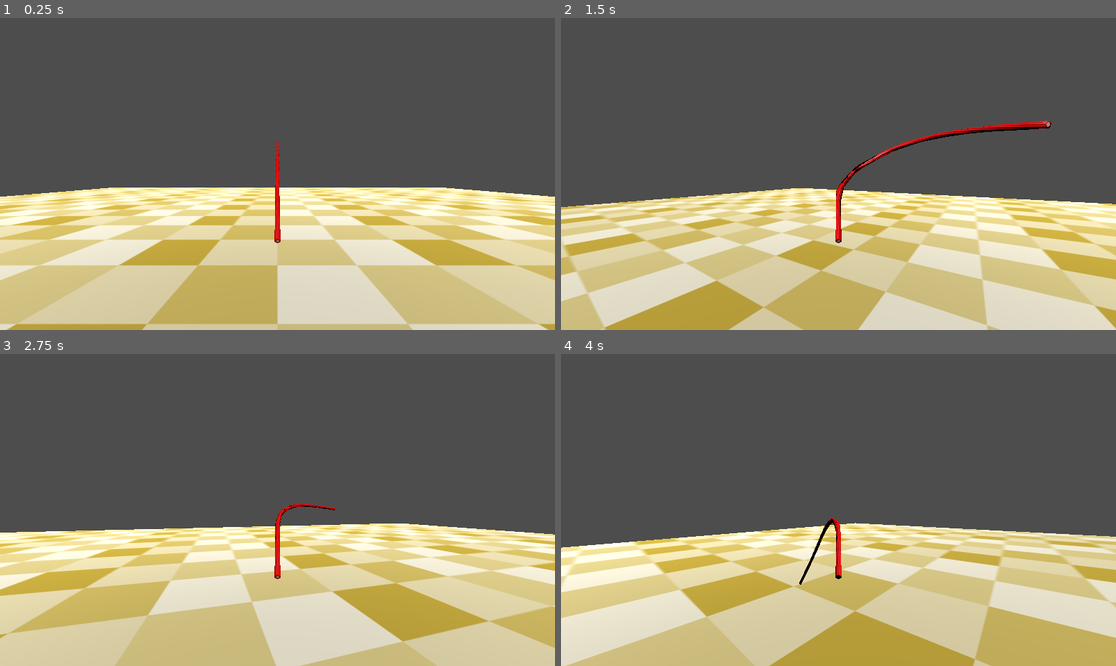
Above: before the commit, frames 1-4 (two rows, left to right).
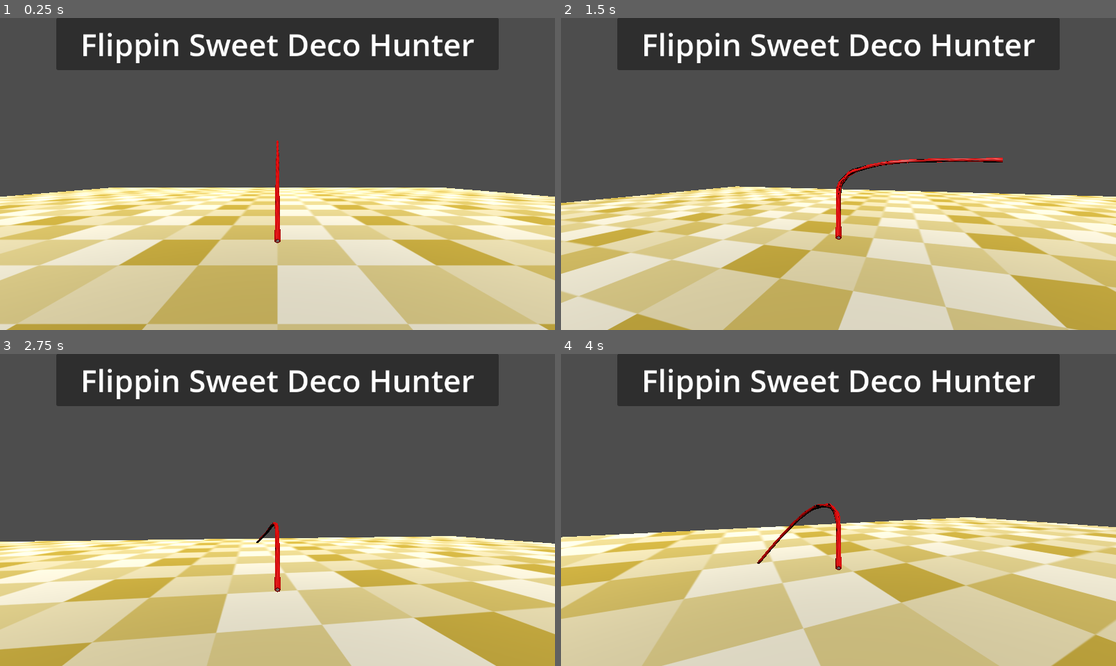
Above: after the commit, the same moments.

Repository: gartenschlaefer/flippin_sweet_deco_hunter
Game: Godot game, scene res://scenes/flippin_sweet_deco_hunter.tscn
Two runs of this game, one before a commit and one after it. Both use one fixed random seed, a clock stepped at 60 frames per second and the inputs below.
Inputs (mouse positions are in pixels of both pictures, inside the frame that each line leads up to):
- Up to frame 1 (0.25 s): no input
- Up to frame 2 (1.5 s): tap Enter at 0.5 s; move the mouse to (866, 174) at 0.52 s; hold W (forward) from 0.53 s (still down); tap X (interact, bound only after the commit) at 0.6, 1.35 s; tap Space (jump) at 0.77 s; move the mouse to (810, 174) at 1.27 s
- Up to frame 3 (2.75 s): keep holding W (forward); tap Space (jump) at 1.52 s; move the mouse to (288, 503) at 2.02 s; hold Q from 2.03 s (still down); tap X (interact, bound only after the commit) at 2.3 s
- Up to frame 4 (4 s): keep holding W (forward); move the mouse to (832, 516) at 2.77 s; release Q at 2.78 s; tap E at 2.85 s; tap Space (jump) at 3.02, 3.77 s; tap X (interact, bound only after the commit) at 3.05, 3.6 s; move the mouse to (877, 513) at 3.52 s

The runs differ from the first frame. In frame 1, 13% of the frame differs, in the area x 10-90%, y 0-17%; in frame 2, 45%; in frame 3, 47%; in frame 4, 52%, in the area x 0-100%, y 0-100%.

Commit message:
basics and player can look up

Diff:
--- a/project.godot
+++ b/project.godot
@@ -51,3 +51,8 @@
 "events": [Object(InputEventKey,"resource_local_to_scene":false,"resource_name":"","device":-1,"window_id":0,"alt_press …(192 unchanged characters)…
 ]
 }
+interact={
+"deadzone": 0.2,
+"events": [Object(InputEventKey,"resource_local_to_scene":false,"resource_name":"","device":-1,"window_id":0,"alt_pressed":false,"shift_pressed":false,"ctrl_pressed":false,"meta_pressed":false,"pressed":false,"keycode":0,"physical_keycode":88,"key_label":0,"unicode":120,"location":0,"echo":false,"script":null)
+]
+}
--- a/scenes/flippin_sweet_deco_hunter.tscn
+++ b/scenes/flippin_sweet_deco_hunter.tscn
@@ -1,8 +1,97 @@
-[gd_scene load_steps=2 format=3 uid="uid://bbj0651rvyjij"]
+[gd_scene load_steps=7 format=3 uid="uid://bbj0651rvyjij"]
 
 [ext_resource type="Script" uid="uid://dpyn6v0r0se8i" path="res://scripts/flippin_sweet_deco_hunter.gd" id="1_hoy5o"]
+[ext_resource type="Script" uid="uid://do0t8iow283gg" path="res://scripts/win_canvas.gd" id="2_7u0gn"]
+[ext_resource type="LabelSettings" uid="uid://cff5xvfywayei" path="res://themes/label_settings_big.tres" id="3_pkej6"]
+[ext_resource type="Script" uid="uid://c305fvdob2b2r" path="res://scripts/credits_canvas.gd" id="4_yxh6q"]
+[ext_resource type="Script" uid="uid://cm7ckvqvve7ke" path="res://scripts/title_canvas.gd" id="5_0up4q"]
+[ext_resource type="LabelSettings" uid="uid://cfsifqexxkeh7" path="res://themes/label_settings_title.tres" id="6_kwxsw"]
 
 [node name="flippin_sweet_deco_hunter" type="Node"]
 script = ExtResource("1_hoy5o")
 
 [node name="world" type="Node" parent="."]
+
+[node name="win_canvas" type="CanvasLayer" parent="."]
+visible = false
+script = ExtResource("2_7u0gn")
+
+[node name="background" type="ColorRect" parent="win_canvas"]
+anchors_preset = 15
+anchor_right = 1.0
+anchor_bottom = 1.0
+grow_horizontal = 2
+grow_vertical = 2
+color = Color(1, 0.83137256, 1, 1)
+
+[node name="MarginContainer" type="MarginContainer" parent="win_canvas"]
+anchors_preset = 5
+anchor_left = 0.5
+anchor_right = 0.5
+offset_left = -146.5
+offset_right = 146.5
+offset_bottom = 288.0
+grow_horizontal = 2
+theme_override_constants/margin_top = 200
+
+[node name="Label" type="Label" parent="win_canvas/MarginContainer"]
+layout_mode = 2
+text = "You Won!"
+label_settings = ExtResource("3_pkej6")
+
+[node name="credits_canvas" type="CanvasLayer" parent="."]
+visible = false
+script = ExtResource("4_yxh6q")
+
+[node name="background" type="ColorRect" parent="credits_canvas"]
+anchors_preset = 15
+anchor_right = 1.0
+anchor_bottom = 1.0
+grow_horizontal = 2
+grow_vertical = 2
+color = Color(1, 0.83137256, 1, 1)
+
+[node name="MarginContainer" type="MarginContainer" parent="credits_canvas"]
+anchors_preset = 5
+anchor_left = 0.5
+anchor_right = 0.5
+offset_left = -109.5
+offset_right = 109.5
+offset_bottom = 379.0
+grow_horizontal = 2
+theme_override_constants/margin_top = 200
+
+[node name="Label" type="Label" parent="credits_canvas/MarginContainer"]
+layout_mode = 2
+text = "Credits
+"
+label_settings = ExtResource("3_pkej6")
+
+[node name="title_canvas" type="CanvasLayer" parent="."]
+script = ExtResource("5_0up4q")
+
+[node name="MarginContainer" type="MarginContainer" parent="title_canvas"]
+anchors_preset = 5
+anchor_left = 0.5
+anchor_right = 0.5
+offset_left = -459.0
+offset_right = 459.0
+offset_bottom = 108.0
+grow_horizontal = 2
+
+[node name="Panel" type="PanelContainer" parent="title_canvas/MarginContainer"]
+layout_mode = 2
+size_flags_horizontal = 4
+size_flags_vertical = 4
+
+[node name="MarginContainer" type="MarginContainer" parent="title_canvas/MarginContainer/Panel"]
+layout_mode = 2
+theme_override_constants/margin_left = 50
+theme_override_constants/margin_top = 10
+theme_override_constants/margin_right = 50
+theme_override_constants/margin_bottom = 10
+
+[node name="Label" type="Label" parent="title_canvas/MarginContainer/Panel/MarginContainer"]
+layout_mode = 2
+text = "Flippin Sweet Deco Hunter"
+label_settings = ExtResource("6_kwxsw")
--- a/scenes/testing/test_hunt.tscn
+++ b/scenes/testing/test_hunt.tscn
@@ -1,3 +1,13 @@
-[gd_scene format=3 uid="uid://dv5matfbes4r6"]
+[gd_scene load_steps=4 format=3 uid="uid://dv5matfbes4r6"]
 
-[node name="TestHunt" type="Node3D"]
+[ext_resource type="PackedScene" uid="uid://cwg5hosq5uu7g" path="res://scenes/donutworld.tscn" id="1_ghnoi"]
+[ext_resource type="Script" uid="uid://dw0ag7hqw43lb" path="res://scripts/test_hunt.gd" id="1_xeojj"]
+[ext_resource type="PackedScene" uid="uid://cs6jw26dvr3ym" path="res://prefabs/fp_player.tscn" id="2_xeojj"]
+
+[node name="test_hunt" type="Node3D"]
+script = ExtResource("1_xeojj")
+
+[node name="donutworld" parent="." instance=ExtResource("1_ghnoi")]
+
+[node name="fp_player" parent="donutworld" instance=ExtResource("2_xeojj")]
+transform = Transform3D(1, 0, 0, 0, 1, 0, 0, 0, 1, 0, 2.0614948, 0)
--- /dev/null
+++ b/scripts/credits_canvas.gd
@@ -0,0 +1,29 @@
+# --
+# credits canvas
+
+extends CanvasLayer
+
+# signals
+signal end_credits
+
+# refs
+#@onready var buttons = $buttons
+
+
+func _ready() -> void:
+	pass
+	# connect signals
+	#buttons.get_node("end").button_up.connect(self._on_exit_button_up)
+
+
+func _process(_delta:float) -> void:
+
+	# active check
+	if not self.visible: return
+
+	# escape and end game
+	if Input.is_action_just_pressed("escape") or Input.is_action_just_pressed("interact"): end_credits.emit()
+
+
+func _on_exit_button_up() -> void:
+	end_credits.emit()
--- a/scripts/flippin_sweet_deco_hunter.gd
+++ b/scripts/flippin_sweet_deco_hunter.gd
@@ -5,8 +5,9 @@
 
 # refs
 @onready var world = $world
-# @onready var title_canvas = $title_canvas
-# @onready var credits_canvas = $credits_canvas
+@onready var title_canvas = $title_canvas
+@onready var credits_canvas = $credits_canvas
+@onready var win_canvas = $win_canvas
 
 # preloads
 var deco_hunt_world: PackedScene = preload("uid://c3a8qsy3ho4yp")
@@ -21,14 +22,15 @@
 	print("flippin sweet deco hunter started!")
 
 	# signal connections
-	# title_canvas.start_game.connect(self.start_new_game)
-	# title_canvas.credits.connect(self.title_to_credits)
-	# title_canvas.end_game.connect(self.end_game)
-	# credits_canvas.end_credits.connect(self.credits_to_title)
+	title_canvas.start_game.connect(self.start_new_game)
+	title_canvas.credits.connect(self.title_to_credits)
+	title_canvas.end_game.connect(self.end_game)
+	credits_canvas.end_credits.connect(self.credits_to_title)
 
 	# canvas handling
-	# title_canvas.show()
-	# credits_canvas.hide()
+	title_canvas.show()
+	credits_canvas.hide()
+	win_canvas.hide()
 
 	# is playing
 	is_playing = false
--- a/scripts/fp_player.gd
+++ b/scripts/fp_player.gd
@@ -6,10 +6,14 @@
 # refs
 @onready var head = $head
 
+# vars
+var direction: Vector3
+
 # const
 const speed = 5.0
 const jump_velocity = 4.5
-const mouse_sensitivity = 0.01
+const mouse_sensitivity = 0.005
+const lerp_speed = 7.0
 
 
 func _ready():
@@ -25,6 +29,8 @@
 
 	# rotate by mouse
 	rotate_y(-event.relative.x * mouse_sensitivity)
+	head.rotate_x(-event.relative.y * mouse_sensitivity)
+	head.rotation.x = clamp(head.rotation.x, deg_to_rad(-89), deg_to_rad(89))
 
 
 func _physics_process(delta: float) -> void:
@@ -39,7 +45,7 @@
 	var input_dir := Input.get_vector("left", "right", "forward", "backward")
 
 	# direction
-	var direction := (transform.basis * Vector3(input_dir.x, 0, input_dir.y)).normalized()
+	direction = lerp(direction, (transform.basis * Vector3(input_dir.x, 0, input_dir.y)).normalized(), delta * lerp_speed)
 
 	# speed
 	if direction:
--- a/scripts/test_camera_slide.gd
+++ b/scripts/test_camera_slide.gd
@@ -2,6 +2,12 @@
 
 # refs
 @export var target_object: Node3D
+
+
+func _input(event):
+
+	# end game
+	if event.is_action_pressed("escape"): get_tree().quit()
 
 
 func _physics_process(_delta):
--- /dev/null
+++ b/scripts/test_hunt.gd
@@ -0,0 +1,10 @@
+extends Node3D
+
+# refs
+@export var target_object: Node3D
+
+
+func _input(event):
+
+	# end game
+	if event.is_action_pressed("escape"): get_tree().quit()
--- /dev/null
+++ b/scripts/title_canvas.gd
@@ -0,0 +1,32 @@
+# --
+# title canvas
+
+extends CanvasLayer
+
+# signals
+signal start_game
+signal credits
+signal end_game
+
+# refs
+#@onready var buttons = $buttons
+
+
+func _ready() -> void:
+
+	return
+	# safety
+	#if buttons == null: return
+
+	# connect signals
+	#buttons.get_node("start").button_up.connect(self._on_start_button_up)
+	#buttons.get_node("credits").button_up.connect(self._on_credits_button_up)
+	#buttons.get_node("end").button_up.connect(self._on_end_button_up)
+
+
+# --
+# buttons
+
+func _on_start_button_up(): start_game.emit()
+func _on_credits_button_up(): credits.emit()
+func _on_end_button_up(): end_game.emit()
--- /dev/null
+++ b/scripts/win_canvas.gd
@@ -0,0 +1,17 @@
+# --
+# win canvas
+
+extends CanvasLayer
+
+# signals
+signal end_win
+
+
+func _process(_delta:float) -> void:
+
+	# active check
+	if not self.visible: return
+
+	# escape and end game
+	if Input.is_action_just_pressed("escape") or Input.is_action_just_pressed("interact"):
+		end_win.emit()
--- /dev/null
+++ b/themes/label_settings_big.tres
@@ -0,0 +1,5 @@
+[gd_resource type="LabelSettings" format=3 uid="uid://cff5xvfywayei"]
+
+[resource]
+font_size = 64
+font_color = Color(0.85490197, 0.14901961, 0.77254903, 1)
--- /dev/null
+++ b/themes/label_settings_title.tres
@@ -0,0 +1,4 @@
+[gd_resource type="LabelSettings" format=3 uid="uid://cfsifqexxkeh7"]
+
+[resource]
+font_size = 64
Not shown, added: scripts/credits_canvas.gd.uid
Not shown, added: scripts/test_hunt.gd.uid
Not shown, added: scripts/title_canvas.gd.uid
Not shown, added: scripts/win_canvas.gd.uid
